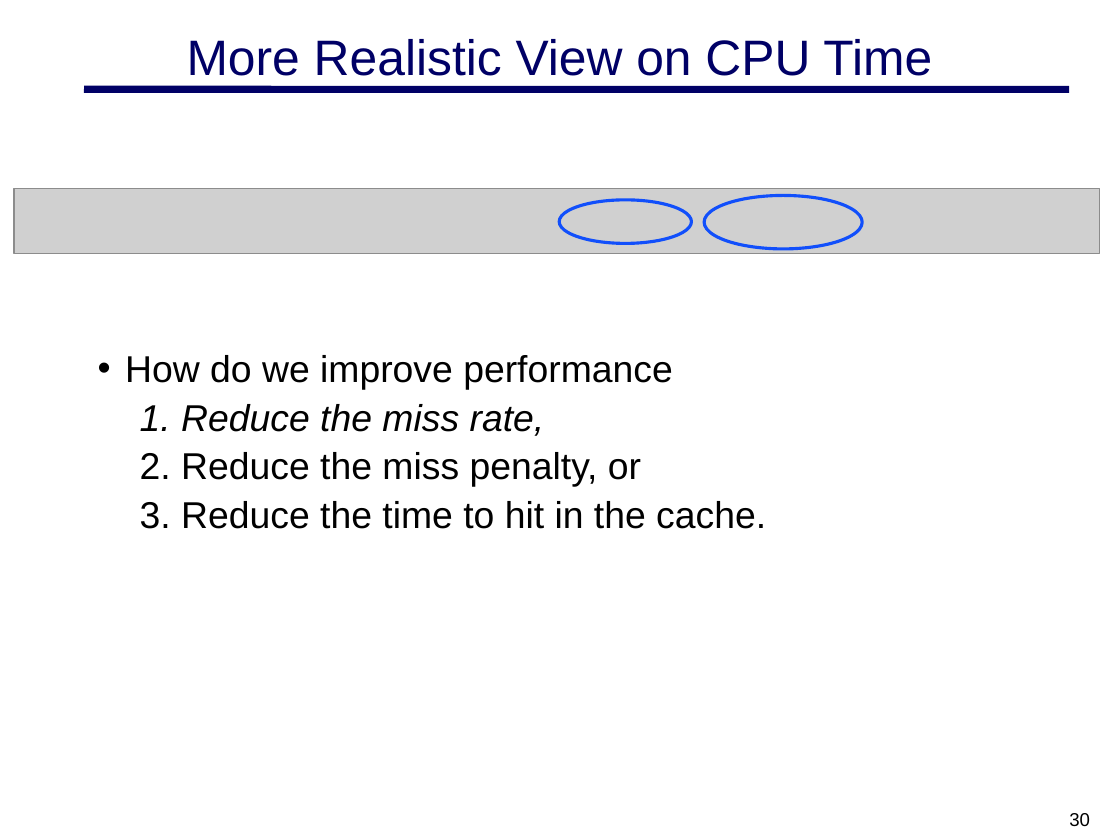
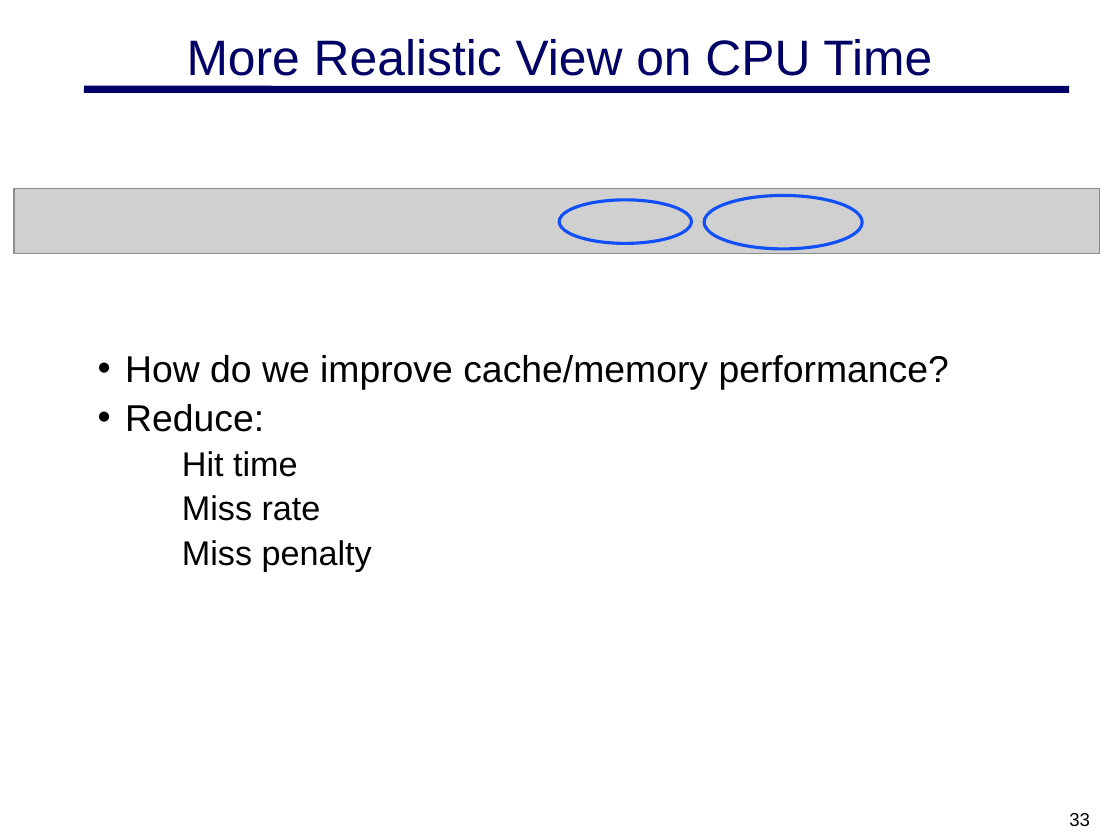
Before and after one commit to MHayden18/Architecture, a slide deck: slide 33 of Powerpoints/CSCE 692 02 Cache-Chap2-B.pptx (slide 30 before the commit). Drawn at 1120x840 pixels with LibreOffice and Linux fonts; fonts in the diff are those of the drawing; grey boxes stand for pictures; background and template pictures are left out. Boxes give left, top, right and bottom in pixels: in the first picture for what was removed or moved away, otherwise in the second. Text is boxed around its words. In the diff, an @@ line names an element or a change of style, - is before the commit and + after.

```diff
--- a/Powerpoints/CSCE 692 02 Cache-Chap2-B.pptx
+++ b/Powerpoints/CSCE 692 02 Cache-Chap2-B.pptx
@@ text at (125, 355, 949, 571): text changed @@
-• How do we improve performance
-  1. Reduce the miss rate,
-  2. Reduce the miss penalty, or
-  3. Reduce the time to hit in the cache.
+• How do we improve cache/memory performance?
+• Reduce:
+    Hit time
+    Miss rate
+    Miss penalty
@@ page number at (1069, 813, 1090, 826): text changed @@
-30
+33
```
Also in this commit, not shown: 8 other slides changed, 4 slides added, 2 slides removed, 1 other file.
